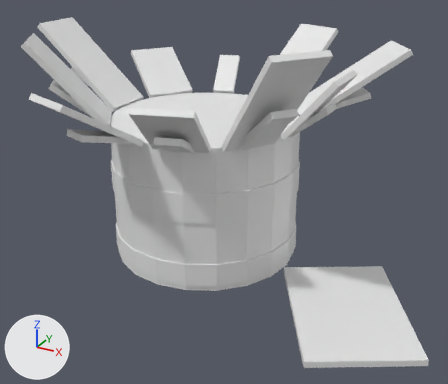
Before and after pictures for a commit that changed the glTF model godot/assets3d/props/fuel_drum_burst.glb.
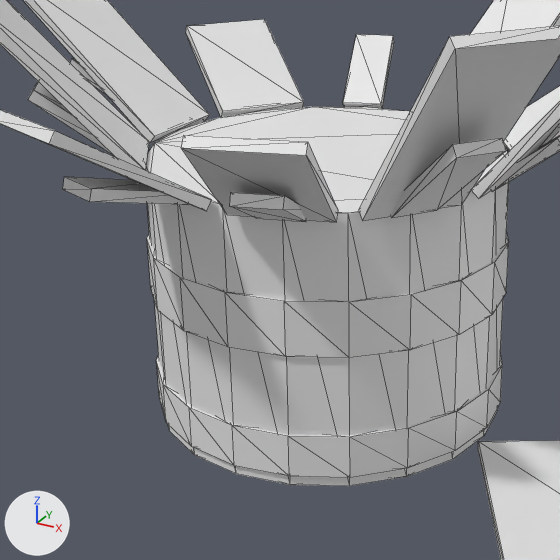
There are two pictures of each version: one whole from a 50 mm lens placed at (1.063, -1.796, 1.127), pointed at (0.113, -0.07, 0.264), one close up on the part from 8% to 73% of the width and 10% to 86% of the height. Lighting does not change. The marker at lower left points along +X, +Y and +Z. The last two pictures show the newer version. The close-ups show mesh edges as thin lines. Vertices at exactly the same position are counted once.

The older version as bpy lines, for what is in view:
```python
me_me_1860 = bpy.data.meshes.new('me.1860')
me_me_1860.from_pydata(...)  # 320 vertices, 544 faces; spans x -0.65..0.89, y -0.59..0.61, z 0.0..0.83
ob_ob = bpy.data.objects.new('ob', me_me_1860)
ob_ob.location = (0.0, 0.0, 0.0)
```
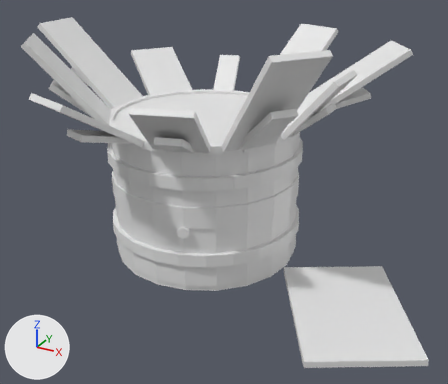
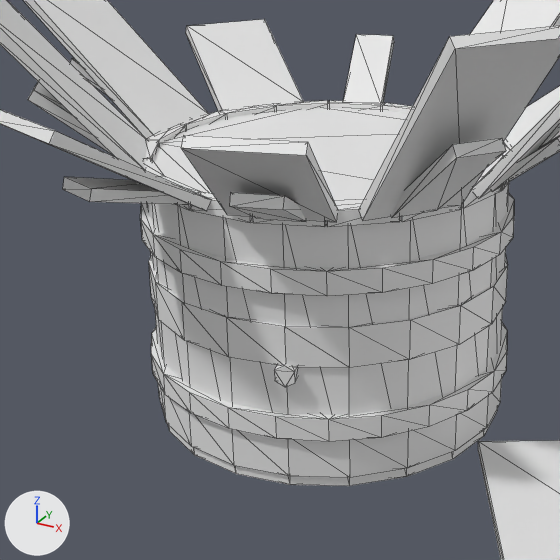
Diff of the bpy script that builds the scene:
```diff
--- a/godot/assets3d/props/fuel_drum_burst.glb.py
+++ b/godot/assets3d/props/fuel_drum_burst.glb.py
@@ me_me_1860 @@
-me_me_1860.from_pydata(...)  # 320 vertices, 544 faces; spans x -0.65..0.89, y -0.59..0.61, z 0.0..0.83
+me_me_1860.from_pydata(...)  # 596 vertices, 1004 faces; spans x -0.65..0.89, y -0.59..0.61, z 0.0..0.83
+# me_me_1860 part 1: a new loose piece, a 20-sided cylinder along z spanning x -0.335..0.335, y -0.335..0.335, z 0.231..0.305
+# me_me_1860 part 2: a new loose piece, a 24-sided cylinder along z spanning x -0.344..0.344, y -0.344..0.344, z 0.366..0.408
+# me_me_1860 part 3: the loose piece of 8 vertices spanning x 0.06..0.2, y 0.3..0.52, z 0.49..0.6 is copied, and the copy is multiplied about its middle by the matrix ((0.349, -0.354, -0.113), (0.365, 0.298, 0.195), (-0.07, -0.215, 0.457)), then moved by (0.15, -0.25, -0.05); it spans x 0.24..0.32, y 0.11..0.22, z 0.48..0.51
+# me_me_1860 part 4: a new loose piece, a box spanning x -0.057..0.057, y 0.312..0.338, z 0.483..0.509
+# me_me_1860 part 5: the loose piece of 8 vertices spanning x -0.56..-0.33, y -0.04..0.04, z 0.49..0.62 is copied, and the copy is multiplied about its middle by the matrix ((0.31, -0.29, -0.153), (0.26, 0.345, -0.128), (0.199, 0.0, 0.404)), then moved by (0.24, 0.25, -0.06); it spans x -0.26..-0.16, y 0.2..0.3, z 0.48..0.51
+# me_me_1860 part 6: the loose piece of 8 vertices spanning x -0.56..-0.33, y -0.04..0.04, z 0.49..0.62 is copied, and the copy is multiplied about its middle by the matrix ((0.202, -0.391, -0.1), (0.35, 0.226, -0.173), (0.199, 0.0, 0.404)), then moved by (0.17, 0.16, -0.06); it spans x -0.32..-0.24, y 0.11..0.22, z 0.48..0.51
+# me_me_1860 part 7: the loose piece of 8 vertices spanning x -0.56..-0.33, y -0.04..0.04, z 0.49..0.62 is copied, and the copy is multiplied about its middle by the matrix ((0.07, -0.444, -0.035), (0.398, 0.078, -0.196), (0.199, 0.0, 0.404)), then moved by (0.13, 0.06, -0.06); it spans x -0.34..-0.3, y 0.0..0.12, z 0.48..0.51
+# me_me_1860 part 8: the loose piece of 8 vertices spanning x -0.56..-0.33, y -0.04..0.04, z 0.49..0.62 is copied, and the copy is multiplied about its middle by the matrix ((-0.07, -0.444, 0.035), (0.398, -0.078, -0.196), (0.199, 0.0, 0.404)), then moved by (0.13, -0.06, -0.06); it spans x -0.34..-0.3, y -0.12..0.0, z 0.48..0.51
+# me_me_1860 part 9: the loose piece of 8 vertices spanning x -0.44..-0.24, y -0.33..-0.16, z 0.49..0.64 is copied, and the copy is multiplied about its middle by the matrix ((0.096, -0.476, 0.155), (0.433, 0.0, -0.269), (0.251, 0.182, 0.405)), then moved by (0.06, 0.08, -0.07); it spans x -0.32..-0.24, y -0.22..-0.11, z 0.48..0.51
+# me_me_1860 part 10: the loose piece of 8 vertices spanning x -0.44..-0.24, y -0.33..-0.16, z 0.49..0.64 is copied, and the copy is multiplied about its middle by the matrix ((-0.058, -0.447, 0.238), (0.44, -0.163, -0.2), (0.251, 0.182, 0.405)), then moved by (0.13, 0.0, -0.07); it spans x -0.26..-0.16, y -0.3..-0.2, z 0.48..0.51
+# me_me_1860 part 11: the loose piece of 8 vertices spanning x -0.44..-0.24, y -0.33..-0.16, z 0.49..0.64 is copied, and the copy is multiplied about its middle by the matrix ((-0.205, -0.365, 0.292), (0.394, -0.306, -0.106), (0.251, 0.182, 0.405)), then moved by (0.23, -0.06, -0.07); it spans x -0.17..-0.05, y -0.34..-0.27, z 0.48..0.51
+# me_me_1860 part 12: a new loose piece, a box spanning x -0.057..0.057, y -0.338..-0.312, z 0.483..0.509
+# me_me_1860 part 13: the loose piece of 8 vertices spanning x 0.24..0.46, y -0.35..-0.16, z 0.49..0.66 is copied, and the copy is multiplied about its middle by the matrix ((0.181, -0.322, 0.258), (0.348, 0.271, 0.094), (-0.222, 0.161, 0.358)), then moved by (-0.24, -0.05, -0.08); it spans x 0.05..0.17, y -0.34..-0.27, z 0.48..0.51
+# me_me_1860 part 14: the loose piece of 8 vertices spanning x 0.24..0.46, y -0.35..-0.16, z 0.49..0.66 is copied, and the copy is multiplied about its middle by the matrix ((0.051, -0.396, 0.21), (0.389, 0.144, 0.176), (-0.222, 0.161, 0.358)), then moved by (-0.14, 0.01, -0.08); it spans x 0.16..0.26, y -0.3..-0.2, z 0.48..0.51
+# me_me_1860 part 15: the loose piece of 8 vertices spanning x 0.24..0.46, y -0.35..-0.16, z 0.49..0.66 is copied, and the copy is multiplied about its middle by the matrix ((-0.085, -0.421, 0.137), (0.383, 0.0, 0.238), (-0.222, 0.161, 0.358)), then moved by (-0.07, 0.09, -0.08); it spans x 0.24..0.32, y -0.22..-0.11, z 0.48..0.51
+# me_me_1860 part 16: the loose piece of 8 vertices spanning x 0.24..0.46, y -0.35..-0.16, z 0.49..0.66 is copied, and the copy is multiplied about its middle by the matrix ((-0.211, -0.396, 0.048), (0.331, -0.144, 0.27), (-0.222, 0.161, 0.358)), then moved by (-0.03, 0.2, -0.08); it spans x 0.3..0.34, y -0.12..0.0, z 0.48..0.51
+# me_me_1860 part 17: 4 vertices moved within x -0.34..0.34, y -0.34..0.34, z 0.1; 40 vertices removed from x -0.34..0.34, y -0.34..0.34, z 0.25..0.35; 88 vertices added at x -0.34..0.34, y -0.34..0.34, z 0.1..0.51
+# other edits to the shape of me_me_1860 do not show in these pictures
```

Changed parts and their boxes [x1, y1, x2, y2] in the close-ups (560 x 560 px):
part 1 of me_me_1860, added: after [149, 255, 508, 368]
part 2 of me_me_1860, added: after [140, 194, 514, 296]
part 3 of me_me_1860, added (mostly hidden): after [501, 143, 510, 157]
part 4 of me_me_1860, added (mostly hidden): after [381, 103, 413, 114]
part 5 of me_me_1860, added: after [275, 100, 329, 110]
part 6 of me_me_1860, added: after [220, 105, 276, 118]
part 7 of me_me_1860, added: after [183, 111, 227, 129]
part 8 of me_me_1860, added: after [147, 124, 186, 145]
part 9 of me_me_1860, added: after [146, 140, 159, 159]
part 10 of me_me_1860, added: after [143, 157, 164, 176]
part 11 of me_me_1860, added: after [159, 175, 201, 210]
part 12 of me_me_1860, added: after [191, 191, 253, 223]
part 13 of me_me_1860, added: after [253, 217, 326, 227]
part 14 of me_me_1860, added: after [326, 203, 400, 227]
part 15 of me_me_1860, added: after [400, 205, 462, 222]
part 16 of me_me_1860, added: after [462, 175, 502, 208]
part 17 of me_me_1860, reshaped: before [147, 233, 509, 476]; after [151, 100, 507, 476]
